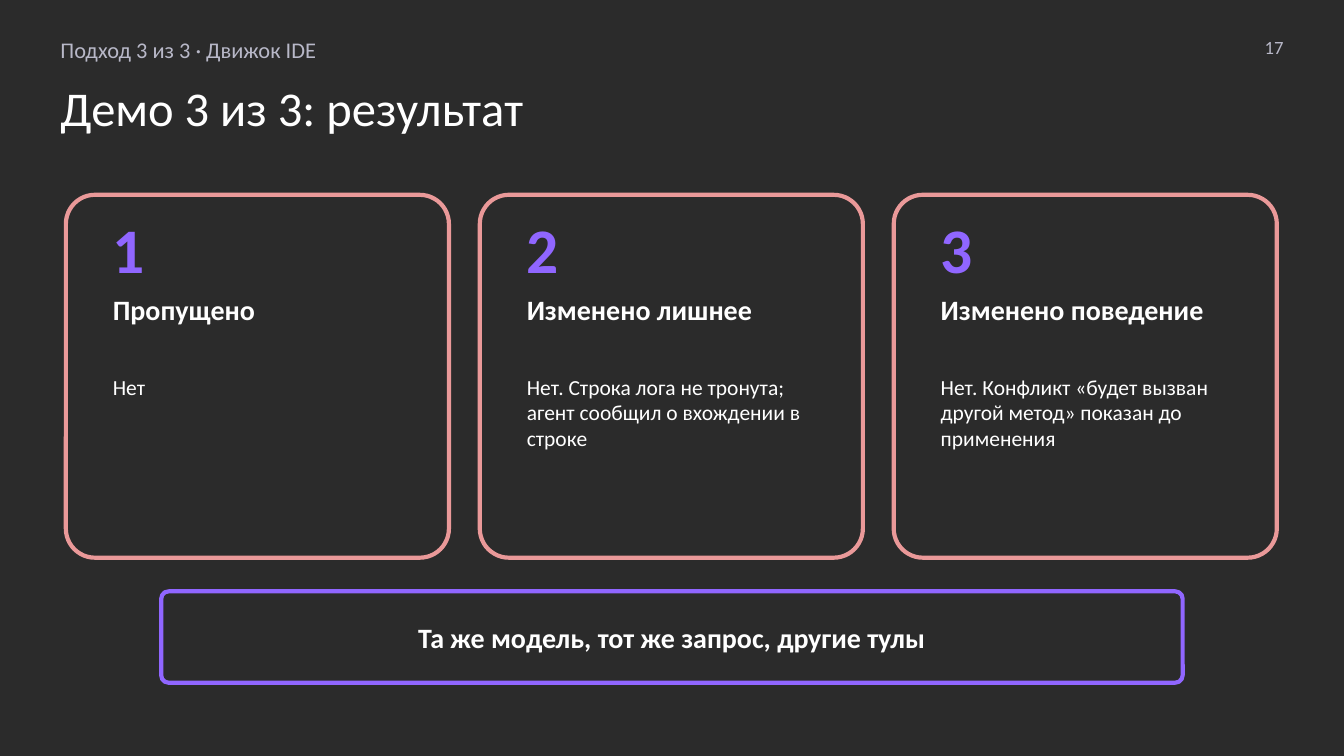
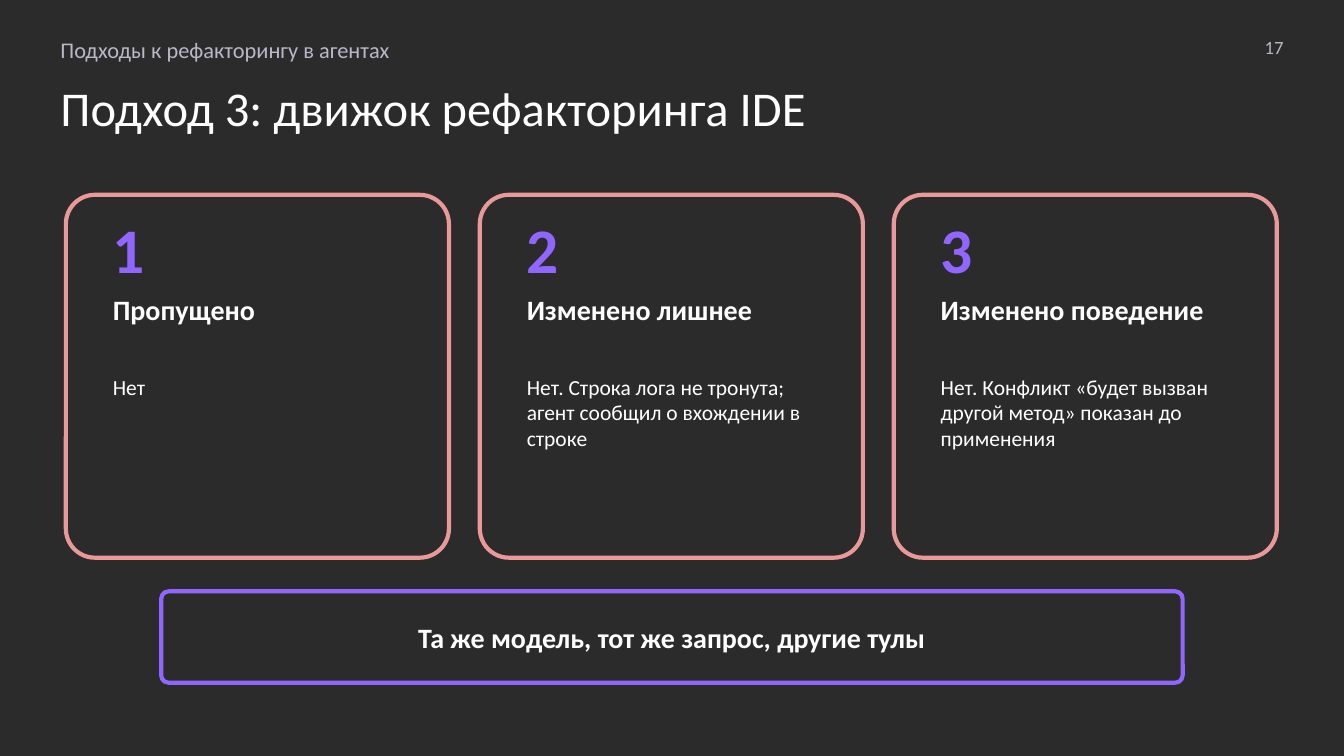
Before and after one commit to MchKosticyn/ide-refactoring-in-ai-agents, a slide deck: slide 17 of Доклад_ Рефакторинг в ИИ-агентах.pptx. Drawn at 1344x756 pixels with LibreOffice and Linux fonts; fonts in the diff are those of the drawing; background and template pictures are left out; a plain dark background stands for a picture behind light text. Boxes give left, top, right and bottom in pixels: in the first picture for what was removed or moved away, otherwise in the second. Text is boxed around its words. In the diff, an @@ line names an element or a change of style, - is before the commit and + after.

```diff
--- a/Доклад_ Рефакторинг в ИИ-агентах.pptx
+++ b/Доклад_ Рефакторинг в ИИ-агентах.pptx
@@ text at bbox=[60, 43, 389, 62]: text changed @@
-Подход 3 из 3 · Движок IDE
+Подходы к рефакторингу в агентах
@@ text at bbox=[60, 93, 806, 134]: text changed @@
-Демо 3 из 3: результат
+Подход 3: движок рефакторинга IDE
```
Also in this commit, not shown: 22 other slides changed, 2 slides added, 4 slides removed, 2 other files.
